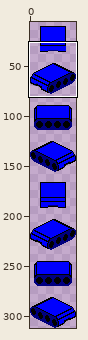
Sprite sheet -- tank_body.png. Above: a wide view before the commit, with the close-up outlined.
Close-up. Before the edit:
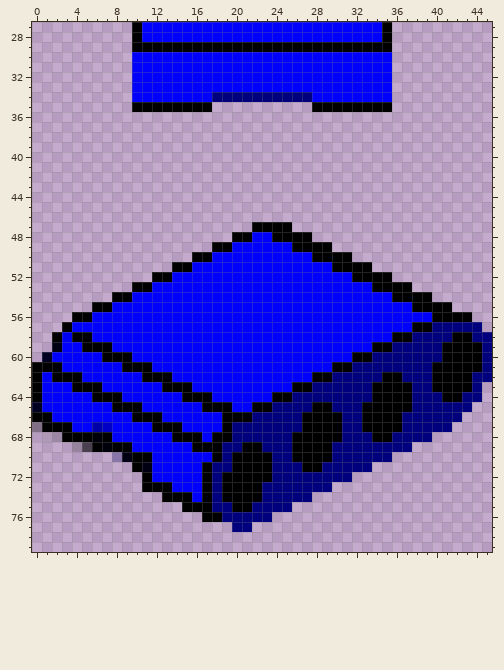
The file is 46x312 pixels. Pixels under 10% opacity are left out. Colours within 5 levels of each other are drawn and written as one. Shown: x 0..45, y 27..79. The wide view leaves out empty margins. The commit also changed other parts of the picture, which this record leaves out.
Once edited:
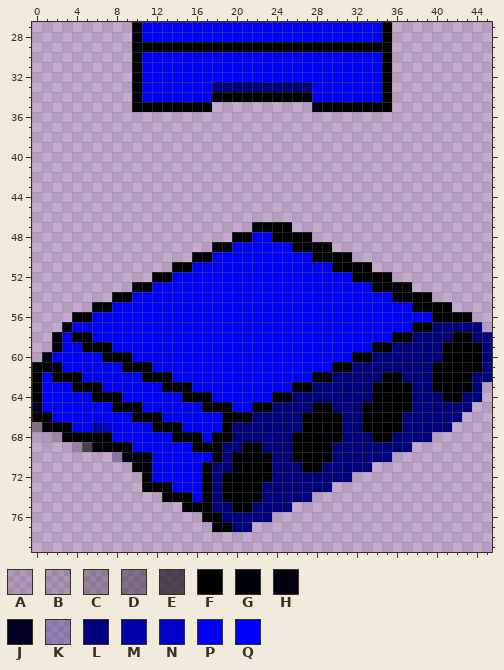
Palette (. is transparent): A #0000001a  B #00000023  C #0000003b  D #00000058  E #00000098  F #000000  G #00000a  H #000012  J #000023  K #00006740  L #00007f  M #0000aa  N #0000c7  P #0000f2  Q #0000ff
From old to new:
y 30: x 10 Q -> G; x 35 Q -> F
y 31..32: x 10 Q -> F; x 35 Q -> F
y 33: x 10 Q -> F; x 18..27 QQQQQQQQQQ -> LLLLLLLLLL; x 35 Q -> F
y 34: x 10 Q -> F; x 18..27 LLLLLLLLLL -> FFFFFFFFFF; x 35 Q -> F
y 77: x 18..19 .. -> FF
Changed places in both close-ups, as pixel boxes (x1, y1, x2, y2):
changed: (132, 52, 142, 102)
changed: (382, 52, 392, 102)
changed: (212, 82, 312, 102)
added: (212, 522, 232, 532)
